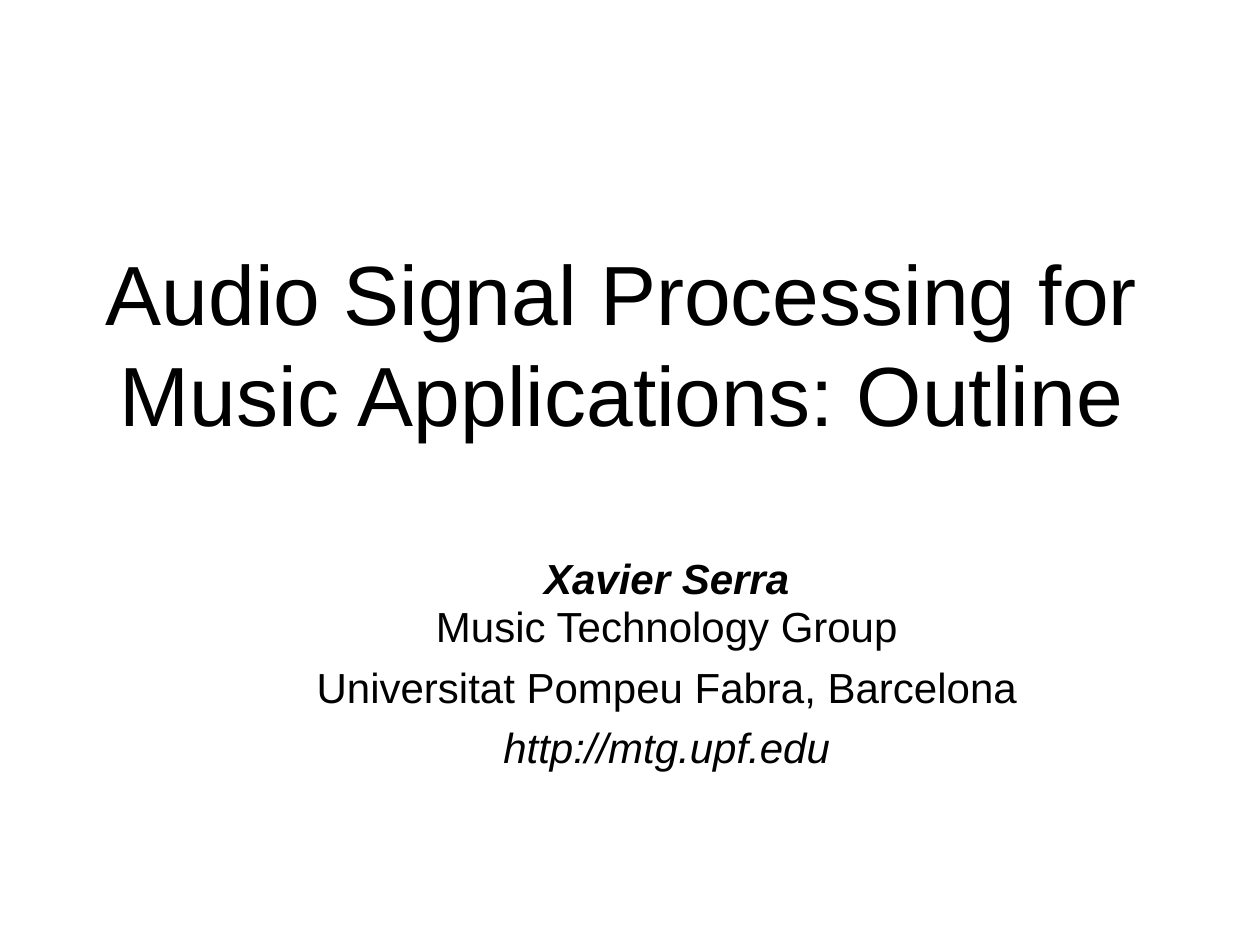
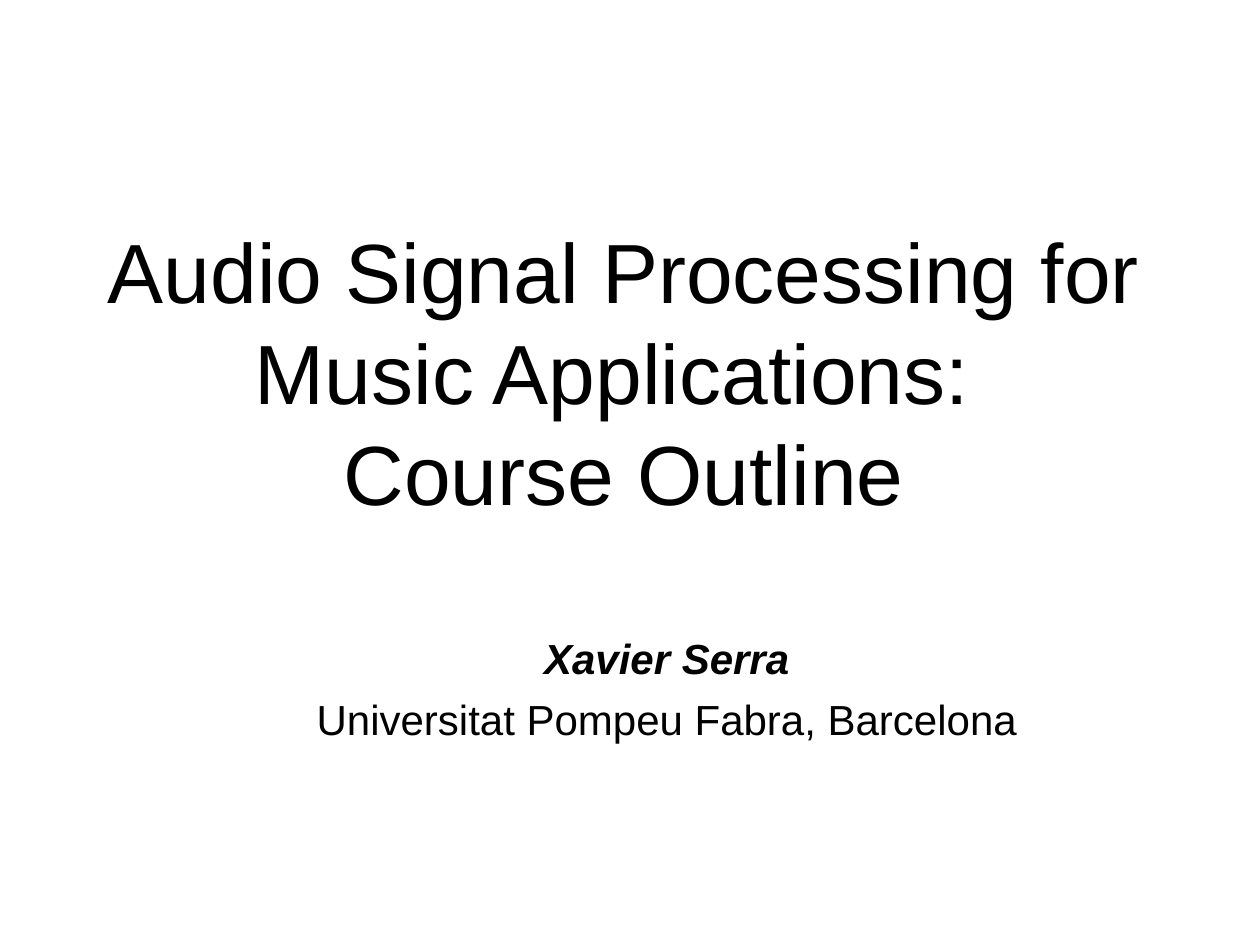
Before and after one commit to MTG/sms-tools, a slide deck: slide 1 of lectures/1-Introduction/Course-outline.odp. Drawn at 1260x945 pixels with LibreOffice and Linux fonts; fonts in the diff are those of the drawing. Boxes give left, top, right and bottom in pixels: in the first picture for what was removed or moved away, otherwise in the second. Text is boxed around its words. In the diff, an @@ line names an element or a change of style, - is before the commit and + after.

```diff
--- a/lectures/1-Introduction/Course-outline.odp
+++ b/lectures/1-Introduction/Course-outline.odp
@@ title at (x1=108, y1=242, x2=1139, y2=506): text changed @@
-Audio Signal Processing for Music Applications: Outline
+Audio Signal Processing for Music Applications:
+Course Outline
@@ text "Xavier Serra" moved from (x1=317, y1=563, x2=1017, y2=771) to (x1=317, y1=643, x2=1017, y2=744) @@
@@ text at (x1=544, y1=643, x2=789, y2=675): text changed; bold on; italic on @@
-Xavier Serra
-Music Technology Group
+Xavier Serra
@@ text at (x1=503, y1=732, x2=830, y2=771): paragraph removed @@
-http://mtg.upf.edu
```
Also in this commit, not shown: 10 other slides changed, 37 other files.
